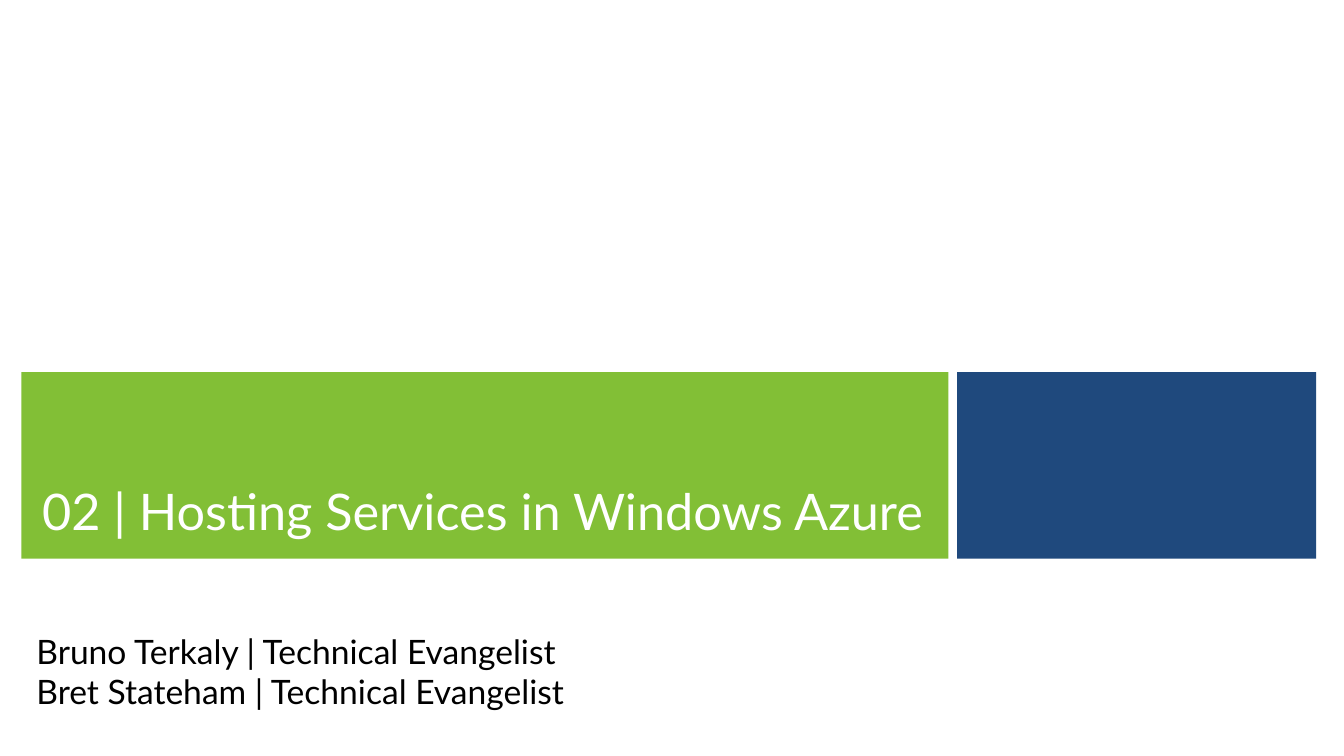
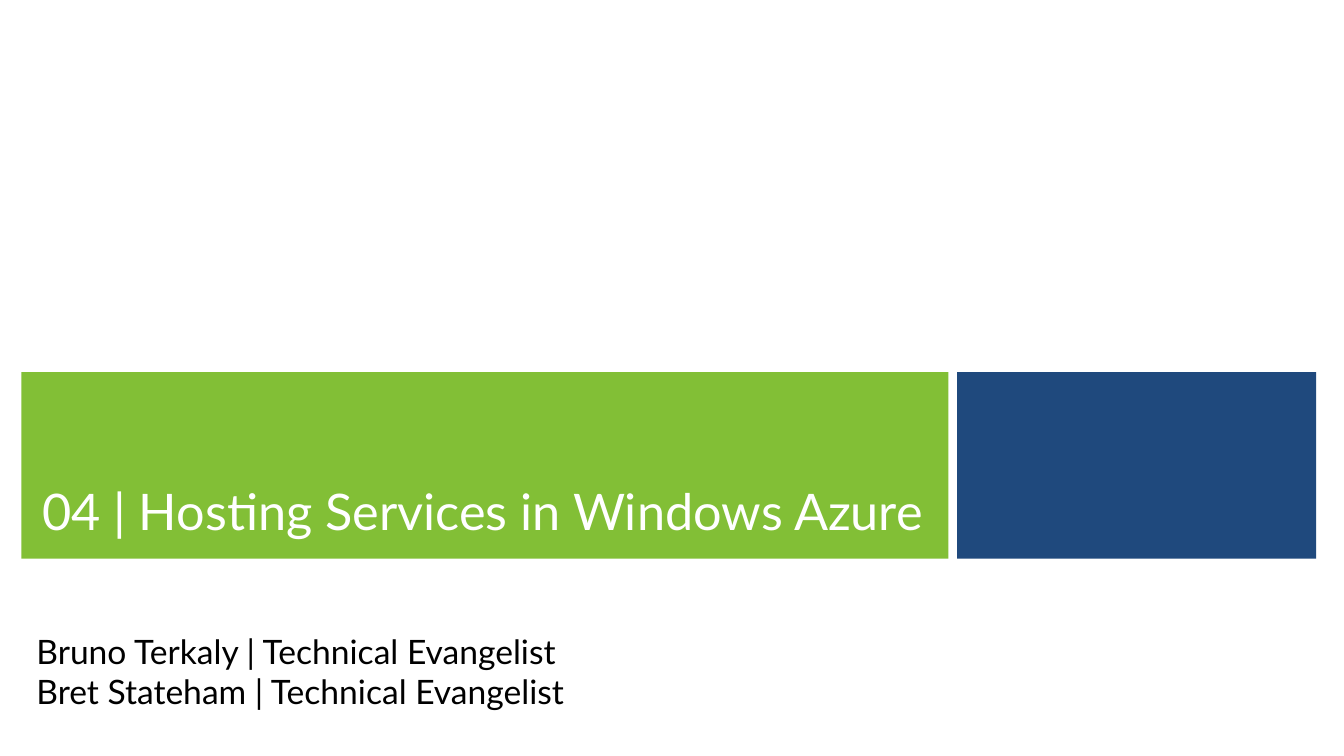
Before and after one commit to BretStateham/MVAWebServicesAndAzure, a slide deck: slide 1 of 02-WindowsAzureServices/02-HostingServicesInWindowsAzure.pptx. Drawn at 1344x756 pixels with LibreOffice and Linux fonts; fonts in the diff are those of the drawing; background and template pictures are left out. Boxes give left, top, right and bottom in pixels: in the first picture for what was removed or moved away, otherwise in the second. Text is boxed around its words. In the diff, an @@ line names an element or a change of style, - is before the commit and + after.

```diff
--- a/02-WindowsAzureServices/02-HostingServicesInWindowsAzure.pptx
+++ b/02-WindowsAzureServices/02-HostingServicesInWindowsAzure.pptx
@@ text at [42,493,923,539]: text changed @@
-02 | Hosting Services in Windows Azure
+04 | Hosting Services in Windows Azure
```
Also in this commit, not shown: 2 other slides changed, 5 slides added, 1 other file.
